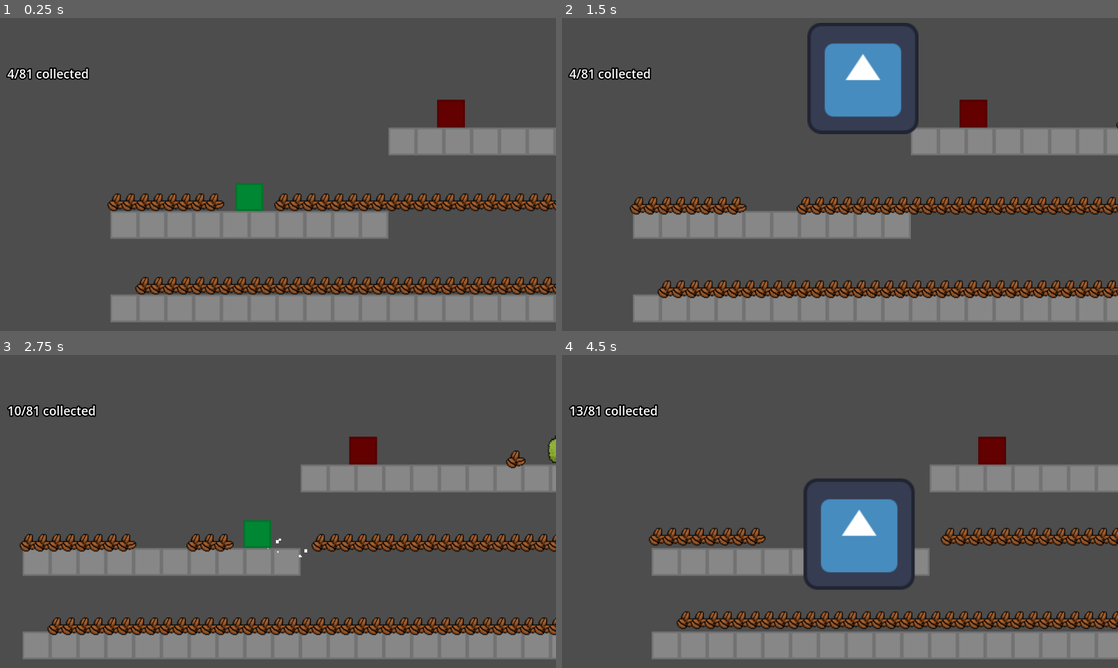
Above: before the commit, frames 1-4 (two rows, left to right).
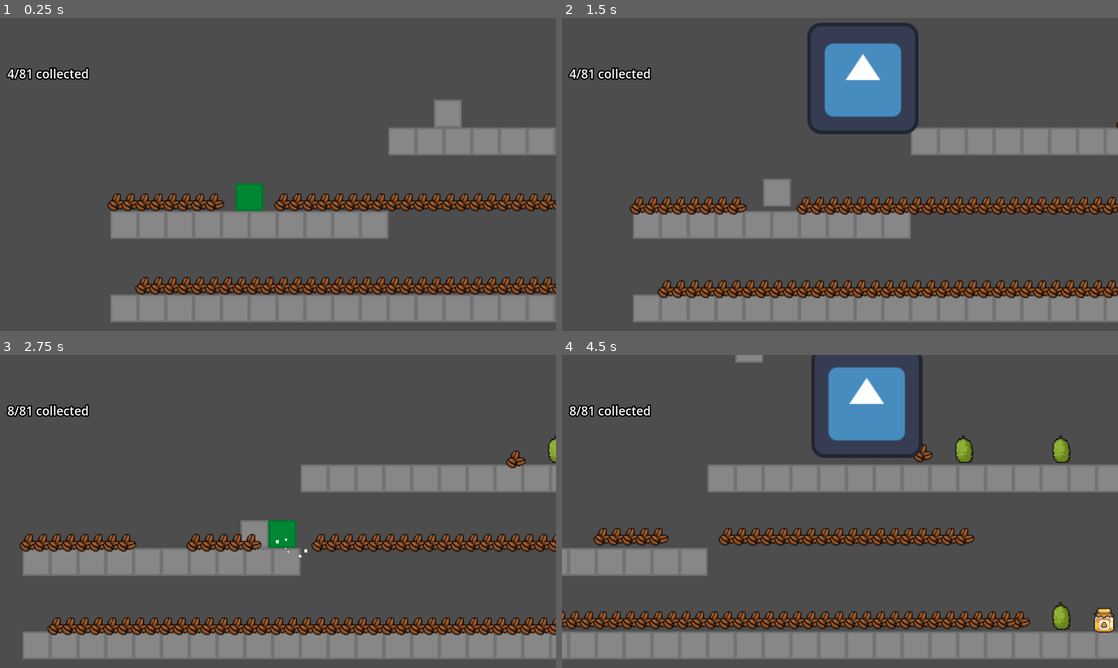
Above: after the commit, the same moments.

Repository: JumbledOne/RPHGameProject
Game: Godot game, scene res://scenes/game_scene/game_scene.tscn
Same seed, same stepped clock (60 frames per second), same inputs: the game is played once before the commit and once after it. The engine's default icon, where the game draws it, is replaced by a stand-in: a white triangle on a blue panel in a dark square.
Inputs:
- Up to frame 1 (0.25 s): no input
- Up to frame 2 (1.5 s): tap Enter at 0.5 s; hold I (ability) 0.53-1.28 s; hold D (right) from 0.53 s (still down); tap Space (jump) at 0.77 s; tap E (attack) at 1.35 s
- Up to frame 3 (2.75 s): tap Space (jump) at 1.52 s; release D (right) at 2.03 s; hold A (left) from 2.03 s (still down); hold I (ability) from 2.03 s (still down)
- Up to frame 4 (4.5 s): release A (left) at 2.78 s; release I (ability) at 2.78 s; hold D (right) 2.78-4.28 s; tap E (attack) at 2.85, 4.35 s; tap Space (jump) at 3.02, 3.77 s; hold I (ability) 3.53-4.28 s; hold A (left) from 4.28 s (still down)

The runs differ from the first frame. In frame 1, 0.5% of the frame differs, in the area x 78-84%, y 26-36%; in frame 2, 0.9%; in frame 3, 1.8%; in frame 4, 22%, in the area x 0-100%, y 0-98%.

Commit message:
changed game scene to have evil durian instead of rotten cacao

Diff:
--- a/src/scenes/game_scene/game_scene.tscn
+++ b/src/scenes/game_scene/game_scene.tscn
@@ -1,6 +1,6 @@
 [gd_scene format=4 uid="uid://bl40gfmg0jtsb"]
 
-[ext_resource type="PackedScene" uid="uid://b74gumldk6cuh" path="res://scripts/enemy/Cacao_Enemy.tscn" id="1_wmtvo"]
+[ext_resource type="PackedScene" uid="uid://cyv4wl80p1a4t" path="res://scripts/enemy/Evil_Durian.tscn" id="1_wmtvo"]
 [ext_resource type="Texture2D" uid="uid://ciaxb2mesyvra" path="res://assets/sprites/test_square.png" id="1_xb203"]
 [ext_resource type="Script" uid="uid://d22cgg754fheg" path="res://scripts/player/player_camera/player_camera.gd" id="2_ducuf"]
 [ext_resource type="Texture2D" uid="uid://p5p4kheh71sg" path="res://assets/sprites/tilemap.png" id="2_j8flk"]
@@ -122,8 +122,8 @@
 [node name="GameScene" type="Node2D" unique_id=211181931]
 script = SubResource("GDScript_8p81m")
 
-[node name="RottenCacao" parent="." unique_id=565006692 instance=ExtResource("1_wmtvo")]
-position = Vector2(360, -146)
+[node name="EvilDurian" parent="." unique_id=565006692 instance=ExtResource("1_wmtvo")]
+position = Vector2(403, -168)
 
 [node name="TileMapLayer" type="TileMapLayer" parent="." unique_id=1822924676]
 tile_map_data = PackedByteArray("AAAIAP//AQAAAAAAAAAHAP//AQAAAAAAAAAGAP//AQAAAAAAAAAFAP//AQAAAAAAAAAEAP//AQAAAAAAAAADAP …(976 unchanged characters)…
